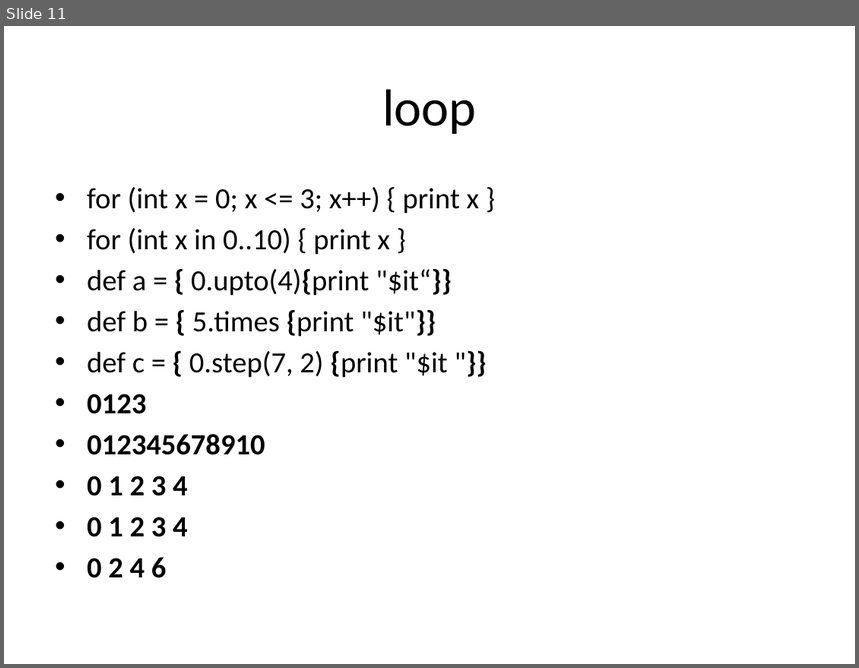
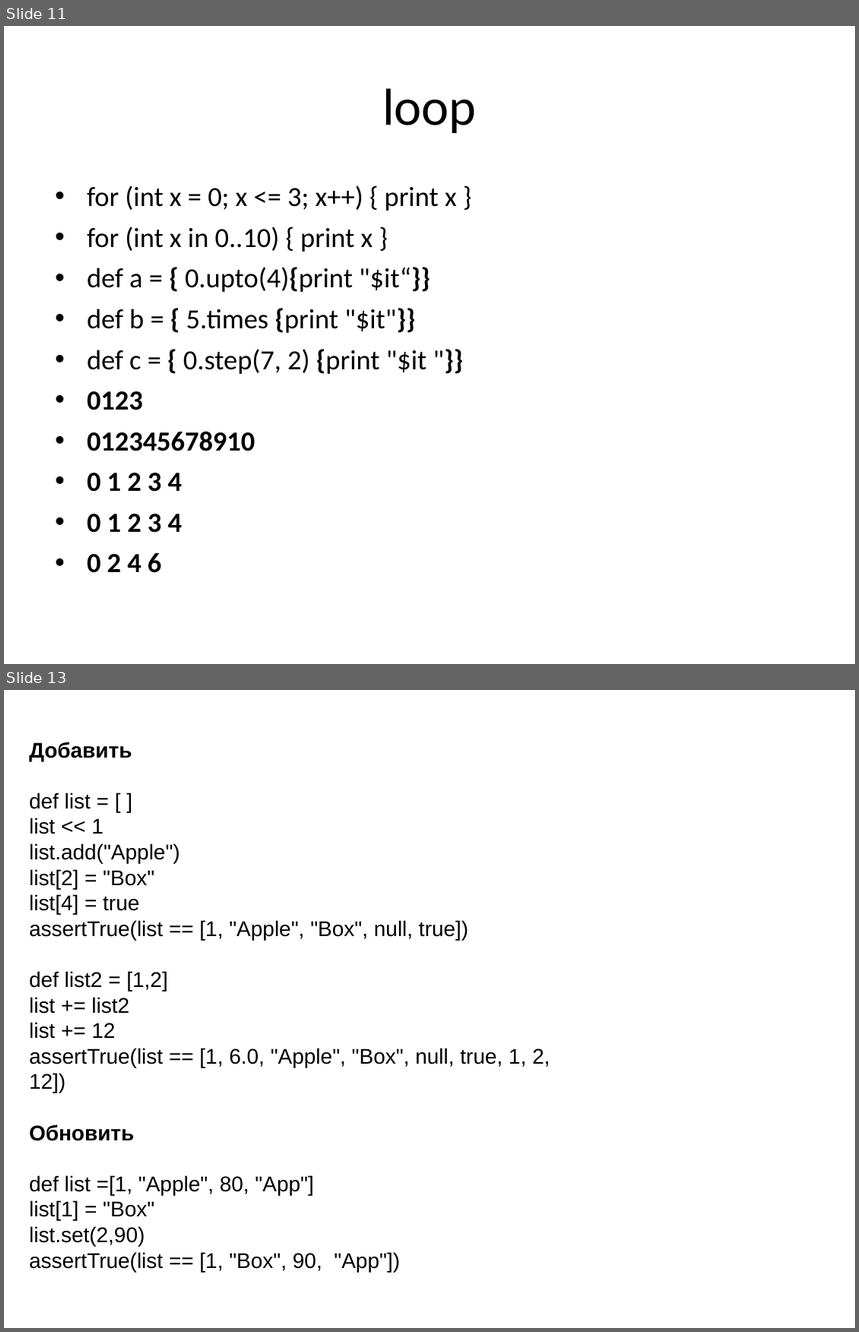
Before and after one commit to KZaharow/groovy, a slide deck: lets groovy.pptx. Shown one above the other, each under a label of ours: slide 11 before the commit, slides 11 and 13 after it; the slides between them are not shown. The pictures are 859x668 and 859x1332 pixels, drawn with LibreOffice and Linux fonts; fonts in the diff are those of the drawing; background and template pictures are left out. Boxes give left, top, right and bottom in pixels: in the first picture for what was removed or moved away, otherwise in the second. Text is boxed around its words. In the diff, an @@ line names an element or a change of style, - is before the commit and + after.

```diff
--- a/lets groovy.pptx
+++ b/lets groovy.pptx
@@ slide 13 added at (4,690,855,1328), background picture (left out) @@
@@ text added at (29,742,550,1246), 18 pt, text #000000 @@
+Добавить
+def list = [ ]
+list << 1
+list.add("Apple")
+list[2] = "Box"
+list[4] = true
+assertTrue(list == [1, "Apple", "Box", null, true])
+def list2 = [1,2]
+list += list2
+list += 12
+assertTrue(list == [1, 6.0, "Apple", "Box", null, true, 1, 2, 12])
+Обновить
+def list =[1, "Apple", 80, "App"]
+list[1] = "Box"
+list.set(2,90)
+assertTrue(list == [1, "Box", 90, "App"])
@@ slide 11 changed as well @@
@@ text "for (int x = 0; ..." at (87,186,457,573): size 24.8 to 23.4 pt; indent changed; more space between paragraphs @@
```
Also in this commit, not shown: 10 other slides changed, 3 other slides added, 3 other files.
